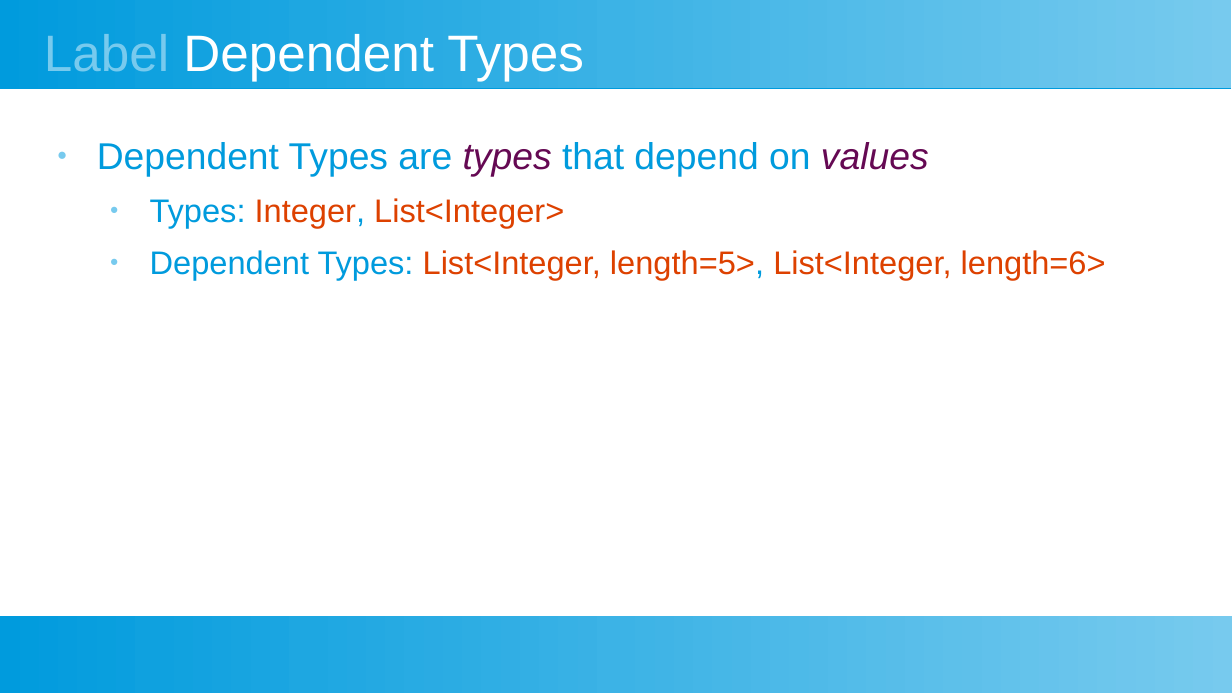
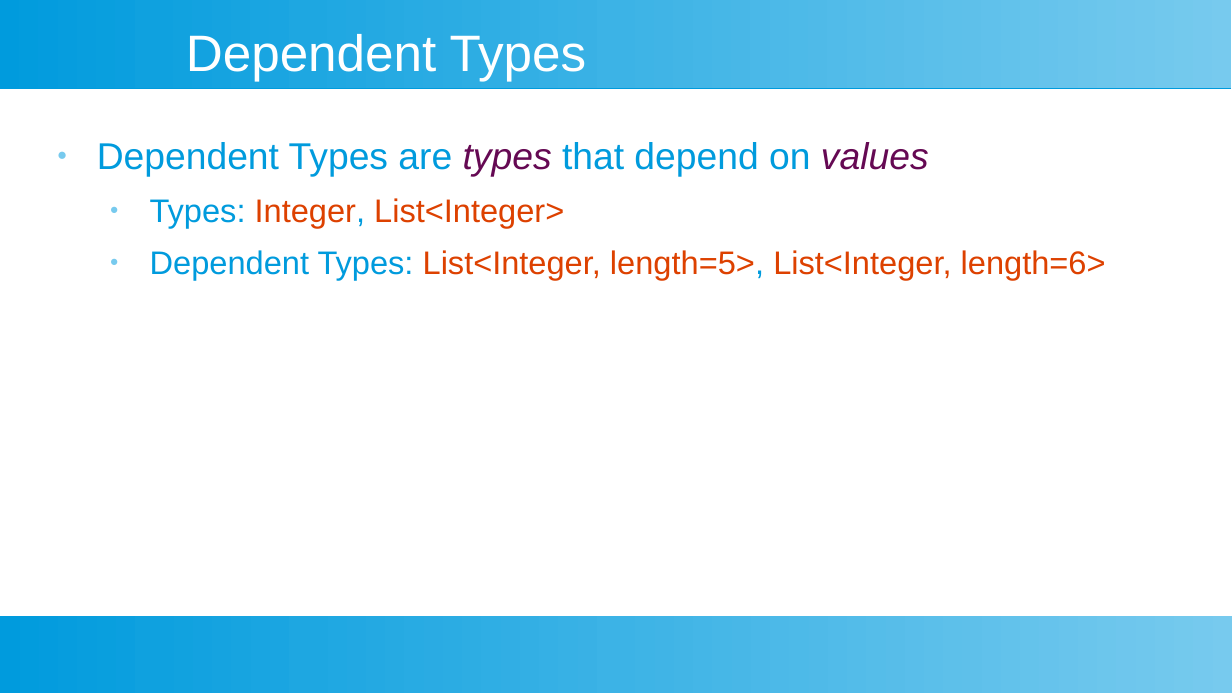
Before and after one commit to leyhline/mastersthesis, a slide deck: slide 5 of presentation.odp. Drawn at 1232x693 pixels with LibreOffice and Linux fonts; fonts in the diff are those of the drawing. Boxes give left, top, right and bottom in pixels: in the first picture for what was removed or moved away, otherwise in the second. Text is boxed around its words. In the diff, an @@ line names an element or a change of style, - is before the commit and + after.

```diff
--- a/presentation.odp
+++ b/presentation.odp
@@ title at [186,34,587,81]: text changed @@
-Label Dependent Types
+Dependent Types
```
Also in this commit, not shown: 12 slides added.
